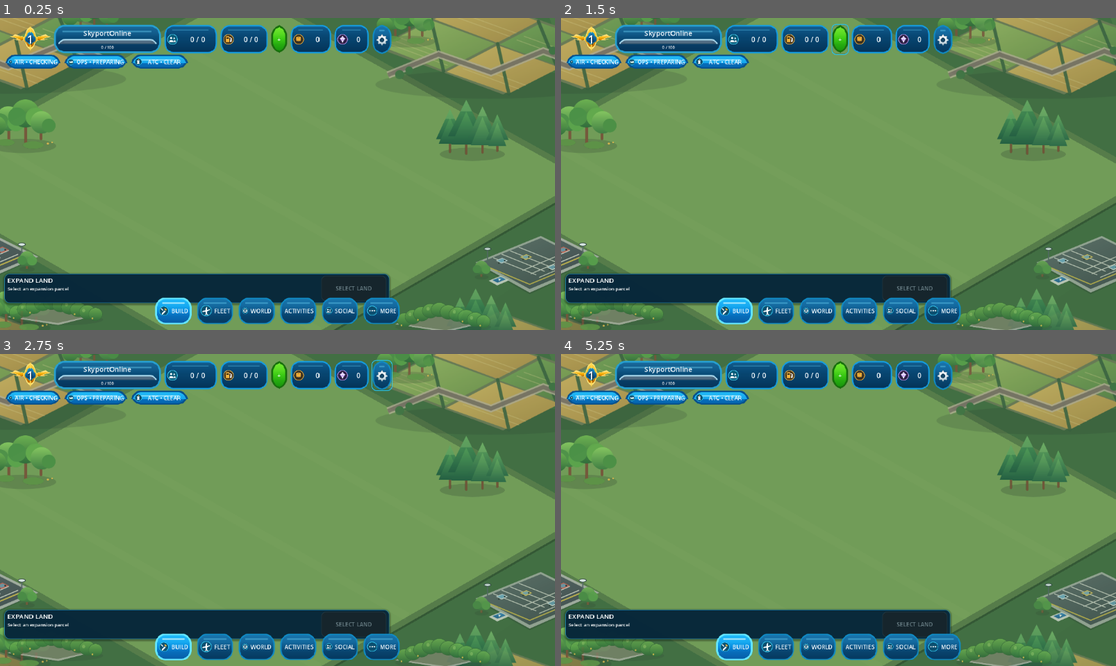
Above: before the commit, frames 1-4 (two rows, left to right).
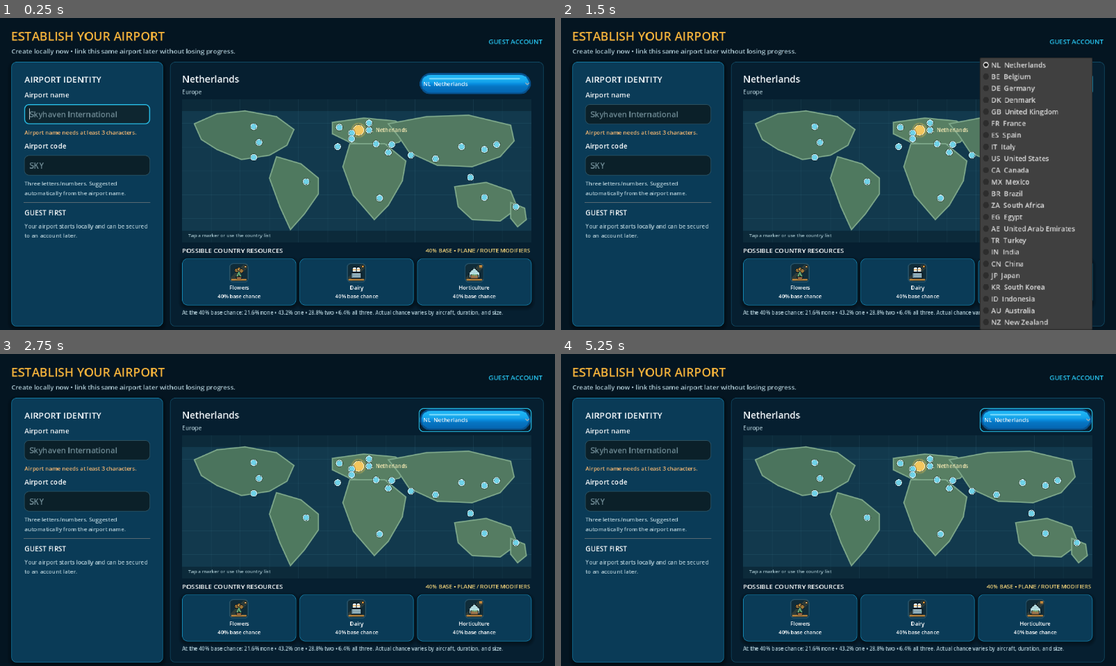
Above: after the commit, the same moments.

Repository: elroynbenjamins/SkyportOnline
Game: Godot game, scene res://src/main/Main.tscn
The game is run twice, just before and just after one commit, with the same random seed, the same clock (stepped at 60 frames per second) and the same inputs.
Inputs (mouse positions are in pixels of both pictures, inside the frame that each line leads up to):
- Up to frame 1 (0.25 s): no input
- Up to frame 2 (1.5 s): click (838, 39) at 0.5 s, where only the run before the commit has a clickable "+"; click (1038, 83) at 1.25 s, where only the run after the commit has a clickable "NL Netherlands"
- Up to frame 3 (2.75 s): click (382, 375) at 2.02 s
- Up to frame 4 (5.25 s): click (594, 397) at 2.75 s, where only the run before the commit has a clickable "AIR • CHECKING"; click (655, 397) at 3.5 s, where only the run before the commit has a clickable "OPS • PREPARING"; click (721, 397) at 4.25 s, where only the run before the commit has a clickable "ATC • CLEAR"; click (821, 428) at 5 s, where only the run before the commit has a clickable "✕"

The runs differ from the first frame. In frame 1, 99% of the frame differs, in the area x 0-100%, y 0-100%; in frame 2, 99%; in frame 3, 99%; in frame 4, 99%.
Error before the commit: Parse Error: Assigned value for constant "STARTER_PARCEL_IDS" isn't a constant expression. (res://src/world/AirportGrid.gd:26)

Commit message:
Use constant starter parcel array

Diff:
--- a/src/world/AirportGrid.gd
+++ b/src/world/AirportGrid.gd
@@ -23,12 +23,12 @@
 const PARCEL_SIZE := 8
 const PARCEL_COLUMNS := 3
 const PARCEL_ROWS := 3
-const STARTER_PARCEL_IDS := PackedStringArray([
+const STARTER_PARCEL_IDS := [
 	"north_west",
 	"north",
 	"west",
 	"home"
-])
+]
 const STARTER_BUILD_WIDTH_TILES := 16
 const STARTER_BUILD_HEIGHT_TILES := 16
 
